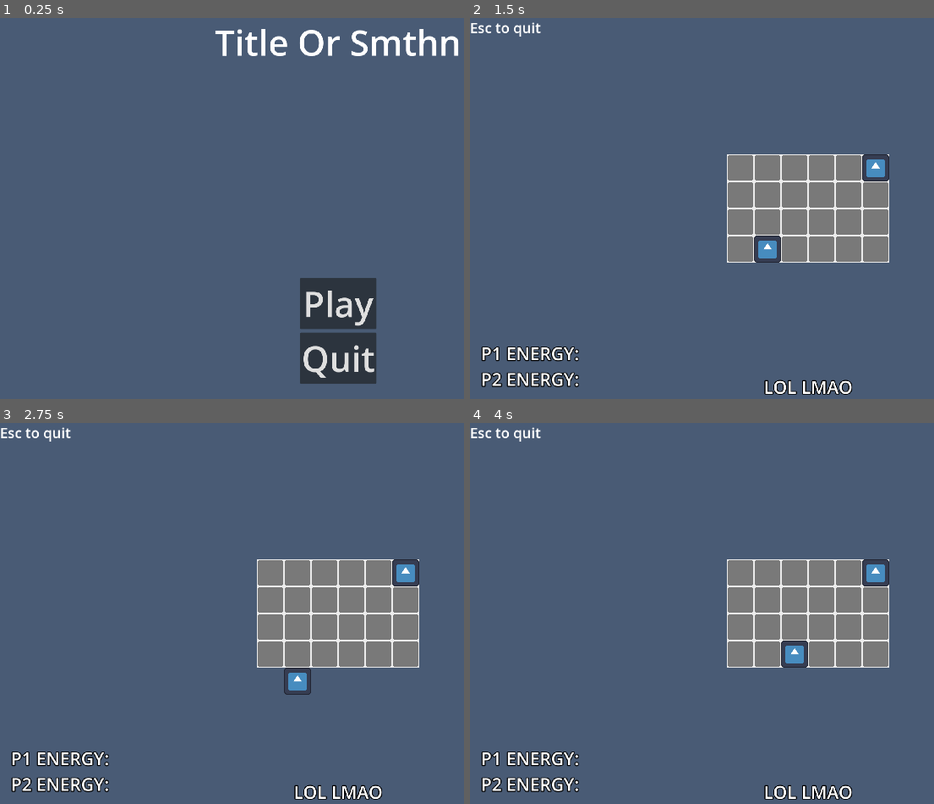
Above: before the commit, frames 1-4 (two rows, left to right).
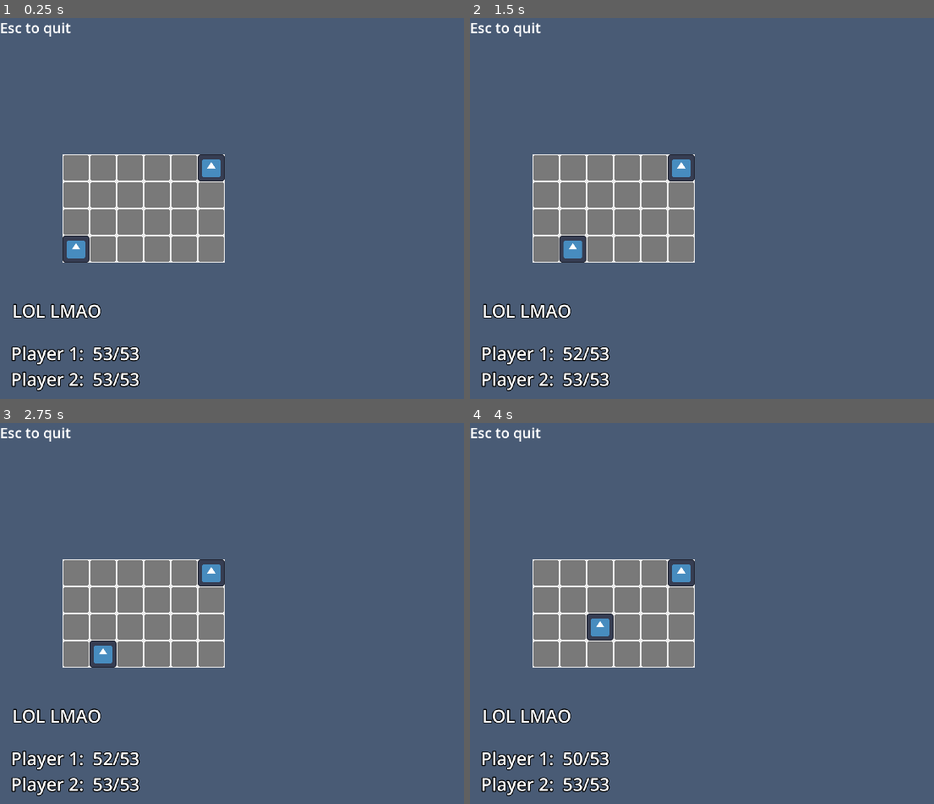
Above: after the commit, the same moments.

Repository: Mark0DumbASSdino/Gridworld-Battle-Simulator
Game: Godot game, scene res://screens/game/game.tscn
Two runs of this game, one before a commit and one after it. Both use one fixed random seed, a clock stepped at 60 frames per second and the inputs below. Before the commit the project starts from res://screens/start/start.tscn. The engine's default icon, where the game draws it, is replaced by a stand-in: a white triangle on a blue panel in a dark square.
Inputs (mouse positions are in pixels of both pictures, inside the frame that each line leads up to):
- Up to frame 1 (0.25 s): no input
- Up to frame 2 (1.5 s): click (808, 303) at 0.5 s, where only the run before the commit has a clickable "Play"; tap Enter at 1.25 s; hold D (right) from 1.28 s (still down)
- Up to frame 3 (2.75 s): tap Space at 2 s; release D (right) at 2.03 s; hold S (down) from 2.03 s (still down)
- Up to frame 4 (4 s): tap Enter at 2.75 s; release S (down) at 2.78 s; hold D (right) 2.78-3.53 s; tap Space at 3.5 s; hold W (up) from 3.53 s (still down)

The runs differ from the first frame. In frame 1, 18% of the frame differs, in the area x 0-99%, y 1-98%; in frame 2, 22%; in frame 3, 23%, in the area x 2-91%, y 35-99%; in frame 4, 22%.

Commit message:
Add player component and energy system
Introduced PlayerComponent for handling player movement and energy usage. Refactored Brawn character to use the new component and energy system. Updated character class to support control types and default values. Added global references for players and current turn. Implemented energy display in the GUI and linked player instances in the entity container. Updated scene files to integrate new components and energy tracking.

Diff:
--- /dev/null
+++ b/character_components/grid_limit_component/grid_limit_component.gd
@@ -0,0 +1,37 @@
+extends Node2D
+## Component that accounts for grid limits
+## Stops the characters from going beyond the grid bounds
+## when moving and stuff
+class_name GridLimitComponent
+
+@onready var p : Character = get_parent()
+
+func move_x(amount: int) -> void:
+	if amount <= 0: # Going to left / negative
+		if (p.grid_pos.x + amount) < Global.grid_bounds_top_left.x: # Going beyond the left bound
+			pass
+		else:
+			p.grid_pos.x += amount
+			p.moved()
+
+	if amount >= 0: # Going to right / positive
+		if (p.grid_pos.x + amount) > Global.grid_bounds_bot_right.x: # Going beyond the right bound
+			pass
+		else:
+			p.grid_pos.x += amount
+			p.moved()
+
+func move_y(amount: int) -> void:
+	if amount <= 0: # Going to up / negative
+		if (p.grid_pos.y + amount) < Global.grid_bounds_top_left.y: # Going beyond the top bound
+			pass
+		else:
+			p.grid_pos.y += amount
+			p.moved()
+
+	if amount >= 0: # Going to bottom / positive
+		if (p.grid_pos.y + amount) > Global.grid_bounds_bot_right.y: # Going beyond the bottom bound
+			pass
+		else:
+			p.grid_pos.y += amount
+			p.moved()
--- /dev/null
+++ b/character_components/grid_limit_component/grid_limit_component.tscn
@@ -0,0 +1,6 @@
+[gd_scene load_steps=2 format=3 uid="uid://dqqd07e06tham"]
+
+[ext_resource type="Script" uid="uid://c3h7cqo4eu4rt" path="res://character_components/grid_limit_component/grid_limit_component.gd" id="1_dej5k"]
+
+[node name="grid_limit_component" type="Node2D"]
+script = ExtResource("1_dej5k")
--- /dev/null
+++ b/character_components/player_component/player_component.gd
@@ -0,0 +1,22 @@
+extends Node2D
+## Component that gets activated when the
+## control type is player
+class_name PlayerComponent
+
+@onready var p : Character = get_parent()
+
+@export var grid_limit_component : GridLimitComponent
+
+func move_handle_player() -> void:
+	if p.energy <= 0:
+		# Disallows moving when you ran out of energy
+		return
+
+	if Input.is_action_just_pressed("right"):
+		grid_limit_component.move_x(1)
+	if Input.is_action_just_pressed("left"):
+		grid_limit_component.move_x(-1)
+	if Input.is_action_just_pressed("up"):
+		grid_limit_component.move_y(-1)
+	if Input.is_action_just_pressed("down"):
+		grid_limit_component.move_y(1)
--- /dev/null
+++ b/character_components/player_component/player_component.tscn
@@ -0,0 +1,6 @@
+[gd_scene load_steps=2 format=3 uid="uid://b48imhemvih3s"]
+
+[ext_resource type="Script" uid="uid://b2dbwrux00k0d" path="res://character_components/player_component/player_component.gd" id="1_kqppg"]
+
+[node name="player_component" type="Node2D"]
+script = ExtResource("1_kqppg")
--- a/characters/brawn/brawn.gd
+++ b/characters/brawn/brawn.gd
@@ -1,27 +1,35 @@
 extends Character
 ## Brawny (Basic Tanky Brawler)
-## 20 HP, 2 Move Points, 1 Action Point
-## Passive(Tough Guy)- Every 4th hit he takes will deal 0 damage.
-## Attack(Mega Punch)- Deals 6 damage, knocks the enemy back by two blocks
-## Ability(Brave Jump)- Jumps to a location that is up to 2 blocks away, then slams down to deal 3 dmg in a 3x3 area.
+## 20 HP, 3 Energy
+## Ts finna be the only character
+## Cuz having 3 characters AND the q learning rl system thingy
+## Would make me wanna shoot myself /j
+## fr tho
 class_name Brawn
+
+@onready var anim: AnimationPlayer = %anim
+@onready var player_component: PlayerComponent = %player_component
+
+var desired_pos : Vector2
+
+const pos_lerp_weight : float = 20
 
 func _ready() -> void:
 	grid_pos = start_pos
+	hp = max_hp
+	energy = max_energy
 
-func _process(_delta: float) -> void:
+func _process(delta: float) -> void:
 
-	global_position = grid_pos * 32
+	desired_pos = grid_pos * Global.tile_size
 
-	if !ai:
-		_move_handle()
+	global_position = global_position.lerp(
+		desired_pos,
+		pos_lerp_weight * delta
+		)
 
-func _move_handle() -> void:
-	if Input.is_action_just_pressed("right"):
-		grid_pos.x +=1
-	if Input.is_action_just_pressed("left"):
-		grid_pos.x -=1
-	if Input.is_action_just_pressed("up"):
-		grid_pos.y -=1
-	if Input.is_action_just_pressed("down"):
-		grid_pos.y +=1
+	if control_type == control_types.PLAYER:
+		player_component.move_handle_player()
+
+func moved() -> void:
+	energy -= 1
--- a/characters/brawn/brawn.tscn
+++ b/characters/brawn/brawn.tscn
@@ -1,10 +1,22 @@
-[gd_scene load_steps=3 format=3 uid="uid://c2rtvdp2w0mqt"]
+[gd_scene load_steps=5 format=3 uid="uid://c2rtvdp2w0mqt"]
 
 [ext_resource type="Script" uid="uid://cctmir7wtua12" path="res://characters/brawn/brawn.gd" id="1_k1kry"]
 [ext_resource type="Texture2D" uid="uid://dbfemq6g1nagq" path="res://art/icon.svg" id="2_3xfdu"]
+[ext_resource type="PackedScene" uid="uid://b48imhemvih3s" path="res://character_components/player_component/player_component.tscn" id="3_mfq06"]
+[ext_resource type="PackedScene" uid="uid://dqqd07e06tham" path="res://character_components/grid_limit_component/grid_limit_component.tscn" id="4_2nft6"]
 
 [node name="brawn" type="Node2D"]
 script = ExtResource("1_k1kry")
+max_energy = 53
+
+[node name="player_component" parent="." node_paths=PackedStringArray("grid_limit_component") instance=ExtResource("3_mfq06")]
+unique_name_in_owner = true
+grid_limit_component = NodePath("../grid_limit_component")
+
+[node name="grid_limit_component" parent="." instance=ExtResource("4_2nft6")]
+
+[node name="anim" type="AnimationPlayer" parent="."]
+unique_name_in_owner = true
 
 [node name="Icon" type="Sprite2D" parent="."]
 scale = Vector2(0.25, 0.25)
--- a/characters/character_class.gd
+++ b/characters/character_class.gd
@@ -2,11 +2,18 @@
 ## Parent class for characters
 class_name Character
 
+enum control_types {
+	PLAYER, SCRIPTED_AI, QL_AI
+}
+
 @export var start_pos : Vector2
-@export var max_hp : int
+
+@export var max_hp : int = 20
 var hp : int
-@export var max_energy : int
+
+@export var max_energy : int = 3
 var energy : int
-@export var ai : bool = false
+
+@export var control_type : control_types
 
 var grid_pos : Vector2
--- a/global.gd
+++ b/global.gd
@@ -1 +1,14 @@
 extends Node
+
+var player_1 : Character
+var player_2 : Character
+
+var current_turn : Character ## Which character's turn it is
+
+const tile_size : int = 32
+const grid_bounds_top_left : Vector2 = Vector2(
+	-2, -1
+)
+const grid_bounds_bot_right : Vector2 = Vector2(
+	3, 2
+)
--- a/project.godot
+++ b/project.godot
@@ -11,7 +11,7 @@
 [application]
 
 config/name="Gridworld-Battle-Simulator"
-run/main_scene="uid://bu16bkps6aln6"
+run/main_scene="uid://dht24cky5txab"
 config/features=PackedStringArray("4.5", "GL Compatibility")
 config/icon="res://art/icon.svg"
 
--- /dev/null
+++ b/screens/game/energies.gd
@@ -0,0 +1,16 @@
+extends VBoxContainer
+
+func _process(delta: float) -> void:
+	%p1_energy.text = str(
+		"Player 1:  ",
+		Global.player_1.energy,
+		"/",
+		Global.player_1.max_energy
+	)
+
+	%p2_energy.text = str(
+		"Player 2:  ",
+		Global.player_2.energy,
+		"/",
+		Global.player_2.max_energy
+	)
--- a/screens/game/entities.gd
+++ b/screens/game/entities.gd
@@ -2,7 +2,13 @@
 ## The parent / container for entities, characters & stuff
 class_name EntityContainer
 
+@export var player_1 : Character
+@export var player_2 : Character
+
 func _ready() -> void:
 	if get_children().size() >= 3:
 		printerr("2 PLAYERS ONLY!")
-		pass
+		return
+
+	Global.player_1 = player_1
+	Global.player_2 = player_2
--- a/screens/game/game.tscn
+++ b/screens/game/game.tscn
@@ -7,12 +7,13 @@
 [ext_resource type="Script" uid="uid://cny5npmsx0hg3" path="res://screens/game/gui.gd" id="5_g1ktd"]
 [ext_resource type="Script" uid="uid://bmtaxna3hlbl5" path="res://screens/game/who_turn.gd" id="6_2v4l3"]
 [ext_resource type="LabelSettings" uid="uid://cel2a2qsy4ryx" path="res://gui_txt.tres" id="7_uain1"]
+[ext_resource type="Script" uid="uid://yrvn8yyxh6wx" path="res://screens/game/energies.gd" id="8_cpxdg"]
 
 [node name="game" type="Node2D"]
 script = ExtResource("1_eyx8b")
 
 [node name="cam" type="Camera2D" parent="."]
-position = Vector2(16, 16)
+position = Vector2(246, 16)
 zoom = Vector2(2.4, 2.4)
 
 [node name="tiles_parent" type="Node2D" parent="."]
@@ -22,8 +23,10 @@
 tile_map_data = PackedByteArray("AAD/////AgAFAAAAAAD//wAAAgAFAAAAAAAAAP//AgAFAAAAAAAAAAAAAgAFAAAAAAD///7/AgAFAAAAAAAAAP …(304 unchanged characters)…
 tile_set = ExtResource("2_khowf")
 
-[node name="entities" type="Node2D" parent="."]
+[node name="entities" type="Node2D" parent="." node_paths=PackedStringArray("player_1", "player_2")]
 script = ExtResource("3_yflor")
+player_1 = NodePath("brawn")
+player_2 = NodePath("brawn2")
 
 [node name="brawn" parent="entities" instance=ExtResource("4_npd5f")]
 position = Vector2(-64, 64)
@@ -32,7 +35,7 @@
 [node name="brawn2" parent="entities" instance=ExtResource("4_npd5f")]
 position = Vector2(96, -32)
 start_pos = Vector2(3, -1)
-ai = true
+control_type = 1
 
 [node name="GUI" type="CanvasLayer" parent="."]
 script = ExtResource("5_g1ktd")
@@ -49,9 +52,10 @@
 anchor_top = 1.0
 anchor_right = 0.5
 anchor_bottom = 1.0
-offset_left = -20.0
-offset_top = -40.0
-offset_right = 20.0
+offset_left = -925.0
+offset_top = -285.0
+offset_right = -672.0
+offset_bottom = -216.0
 grow_horizontal = 2
 grow_vertical = 0
 script = ExtResource("6_2v4l3")
@@ -63,18 +67,21 @@
 horizontal_alignment = 1
 vertical_alignment = 1
 
-[node name="VBoxContainer" type="VBoxContainer" parent="GUI"]
+[node name="energies" type="VBoxContainer" parent="GUI"]
 offset_left = 31.0
 offset_top = 916.0
 offset_right = 323.0
 offset_bottom = 1058.0
+script = ExtResource("8_cpxdg")
 
-[node name="p1_energy" type="Label" parent="GUI/VBoxContainer"]
+[node name="p1_energy" type="Label" parent="GUI/energies"]
+unique_name_in_owner = true
 layout_mode = 2
 text = "P1 ENERGY: "
 label_settings = ExtResource("7_uain1")
 
-[node name="p2_energy" type="Label" parent="GUI/VBoxContainer"]
+[node name="p2_energy" type="Label" parent="GUI/energies"]
+unique_name_in_owner = true
 layout_mode = 2
 text = "P2 ENERGY: "
 label_settings = ExtResource("7_uain1")
Not shown, added: character_components/grid_limit_component/grid_limit_component.gd.uid
Not shown, added: character_components/player_component/player_component.gd.uid
Not shown, added: screens/game/energies.gd.uid
Not shown: 1 places in screens/game/game.tscn that only renumber resources
